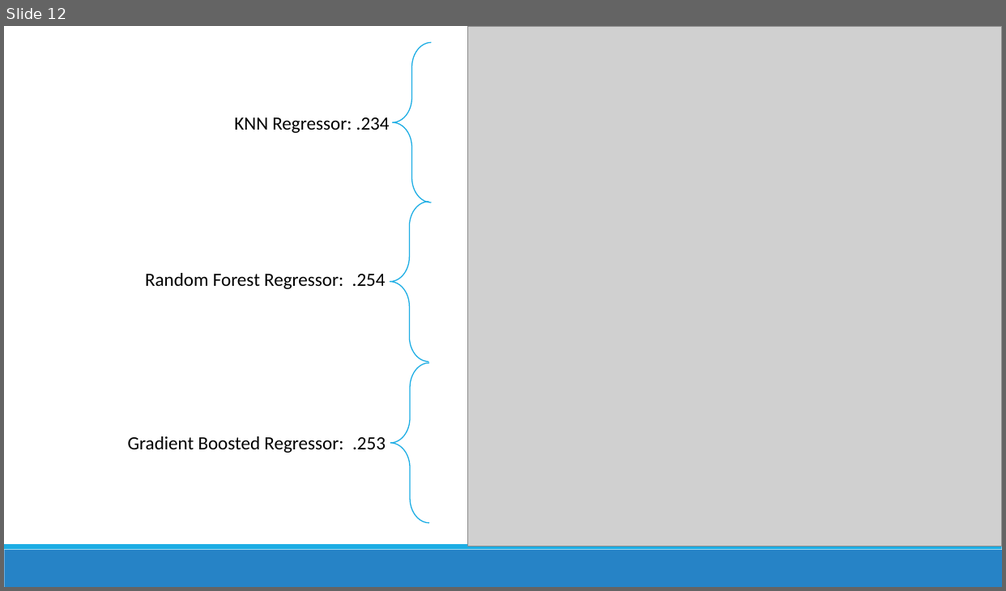
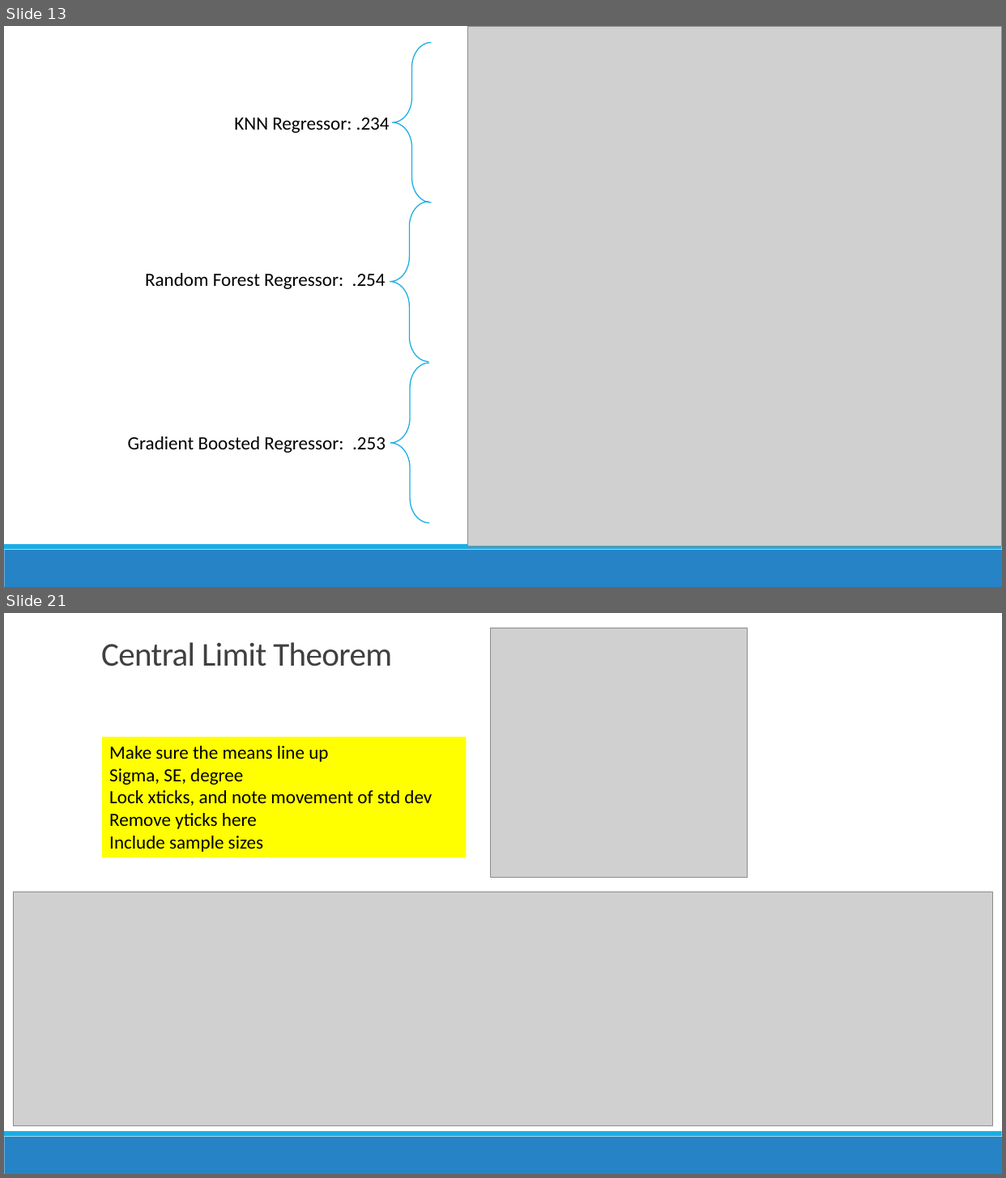
Before and after one commit to conditg/predicting-disruption, a slide deck: Capstone.pptx. Shown one above the other, each under a label of ours: slide 12 before the commit, slides 13 and 21 after it; the slides between them are not shown. The pictures are 1006x591 and 1006x1178 pixels, drawn with LibreOffice and Linux fonts; fonts in the diff are those of the drawing; grey boxes stand for pictures. Boxes give left, top, right and bottom in pixels: in the first picture for what was removed or moved away, otherwise in the second. Text is boxed around its words. In the diff, an @@ line names an element or a change of style, - is before the commit and + after.

```diff
--- a/Capstone.pptx
+++ b/Capstone.pptx
@@ slide 21 added at [4,613,1002,1174], background #FFFFFF; not listed: 2 template elements that a slide beside it also shows @@
@@ picture added at [491,628,748,877] @@
@@ title added at [101,642,392,666], 32 pt, text #404040 @@
+Central Limit Theorem
@@ rectangle added at [74,749,937,761], fill #FFFFFF, outline #FFFFFF 1.25 pt @@
@@ rectangle added at [102,736,466,858], fill #FFFF00, 18 pt, text #000000 @@
+Make sure the means line up
+Sigma, SE, degree
+Lock xticks, and note movement of std dev
+Remove yticks here
+Include sample sizes
@@ picture added at [13,892,993,1126] @@
@@ what was slide 12 is now slide 13 @@
```
Also in this commit, not shown: 3 slides changed, 9 other slides added, 2 other files.
